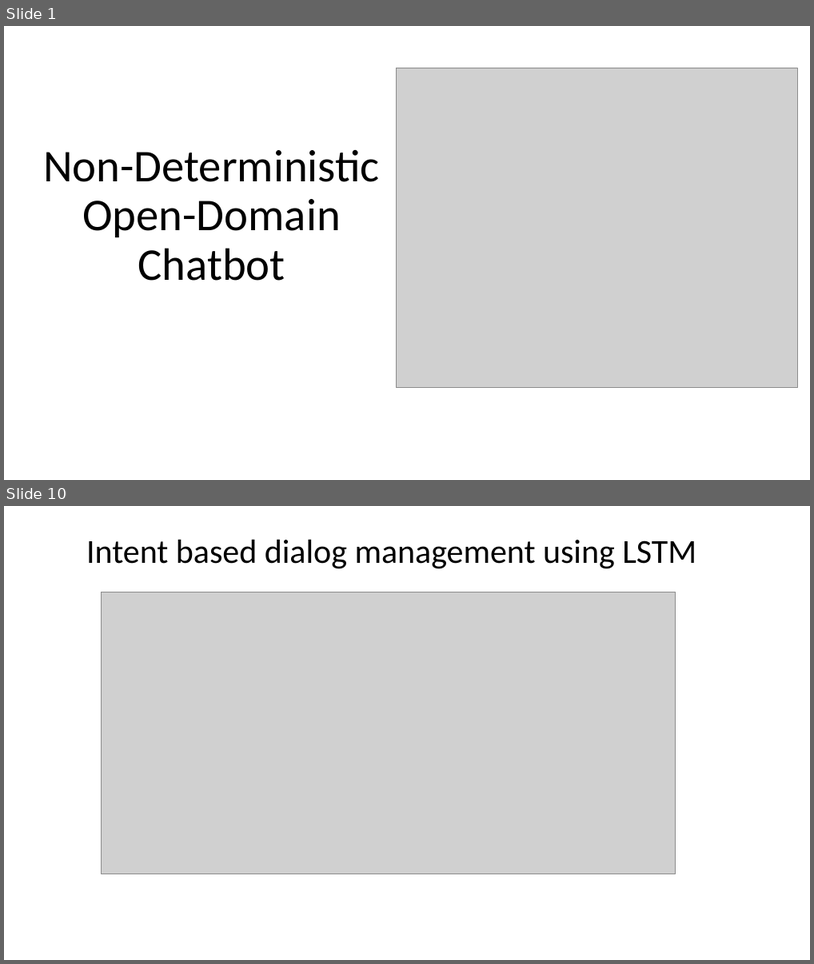
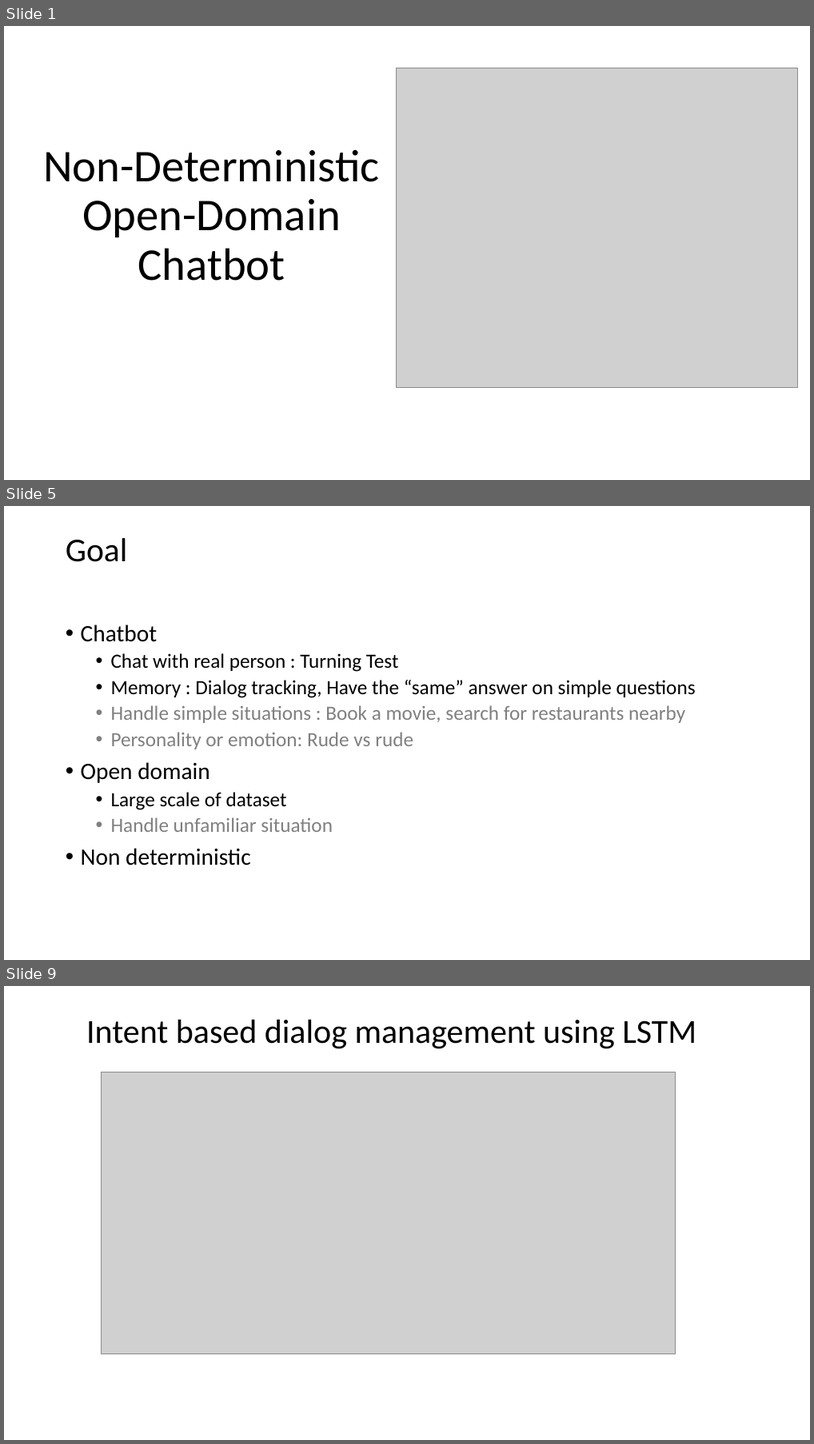
Before and after one commit to GPUPhobia/PaperReview, a slide deck: Proposal.pptx. Shown one above the other, each under a label of ours: slides 1 and 10 before the commit, slides 1, 5 and 9 after it; the slides between them are not shown. The pictures are 814x964 and 814x1444 pixels, drawn with LibreOffice and Linux fonts; fonts in the diff are those of the drawing; grey boxes stand for pictures. Boxes give left, top, right and bottom in pixels: in the first picture for what was removed or moved away, otherwise in the second. Text is boxed around its words. In the diff, an @@ line names an element or a change of style, - is before the commit and + after.

```diff
--- a/Proposal.pptx
+++ b/Proposal.pptx
@@ slide 5 added at <box>4,506,810,960</box>, background #FFFFFF @@
@@ title added at <box>66,538,128,562</box>, 39.6 pt, text #000000 @@
+Goal
@@ text added at <box>81,624,696,865</box>, 24 pt, text #000000 @@
+• Chatbot
+  • Chat with real person : Turning Test
+  • Memory : Dialog tracking, Have the “same” answer on simple questions
+  • Handle simple situations : Book a movie, search for restaurants nearby
+  • Personality or emotion: Rude vs rude
+• Open domain
+  • Large scale of dataset
+  • Handle unfamiliar situation
+• Non deterministic
@@ what was slide 10 is now slide 9 @@
```
Also in this commit, not shown: 2 slides changed, 6 other slides added, 6 slides removed.
